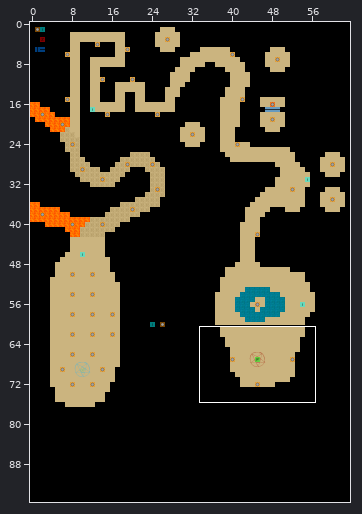
Tiled map (JSON) -- assets/maps/chap1.json. Above: a wide view before the commit, with the close-up outlined.
Close-up. Before the commit:
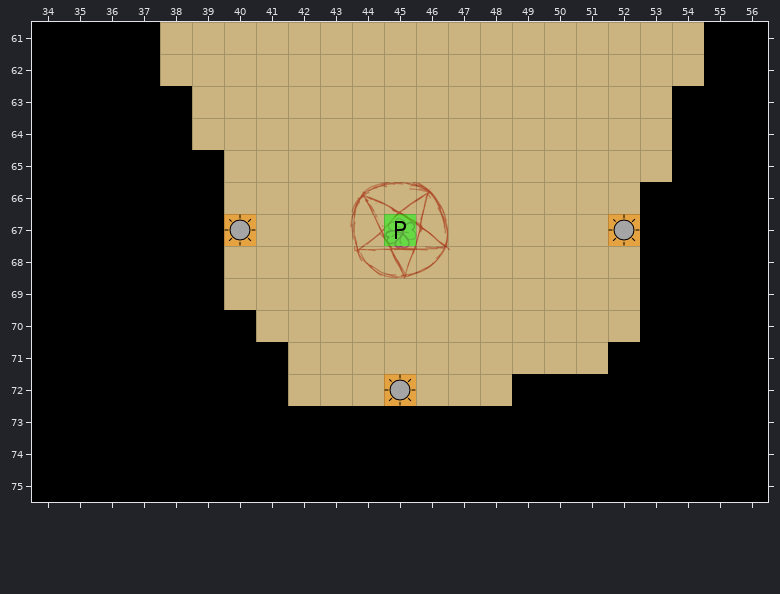
Cells are 32x32 px. Shown: x 34..56, y 61..75. The commit also changed other parts of the map, which this record leaves out.
New version:
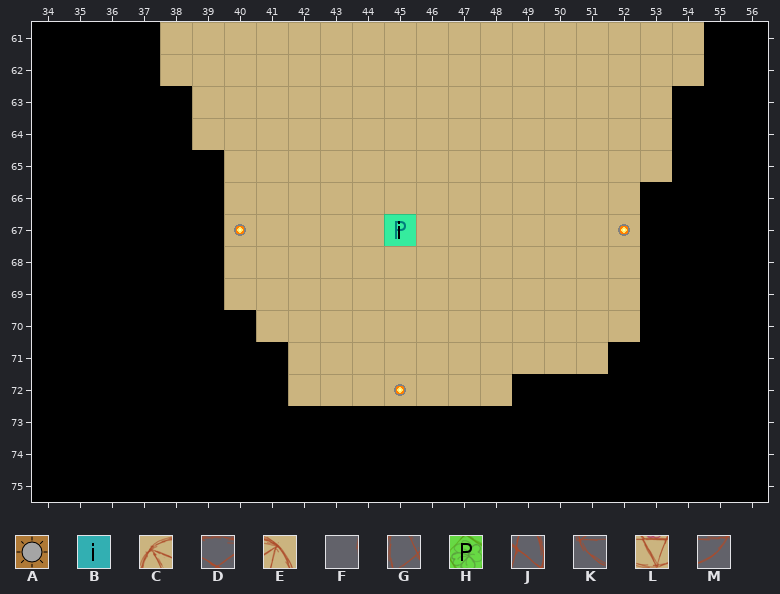
Key: from "items": A 0, B 5; from "spawn2": C 6, D 7, E 8, F 10, G 11, H 12, J 13, K 16, L 17, M 18.
_ is an empty cell, . an unchanged one.
Objects are placed by their top-left corner, in cells (3,4 is the top-left corner of cell 3,4); size is 1x1 cell unless given.
See-through tiles are keyed as they look on the map.
Edits made:
--- layer "overlay" (removed)
@@ x 43..46 @@
-66 .CDE
-67 FGHJ
-68 .KLM
+66 .___
+67 ____
+68 .___
--- layer "lights" (now hidden)
-A "LowLight" at 52,67
-A "LowLight" at 40,67
-A "LowLight" at 45,72
--- layer "items"
+B "spawn" at 45,67
